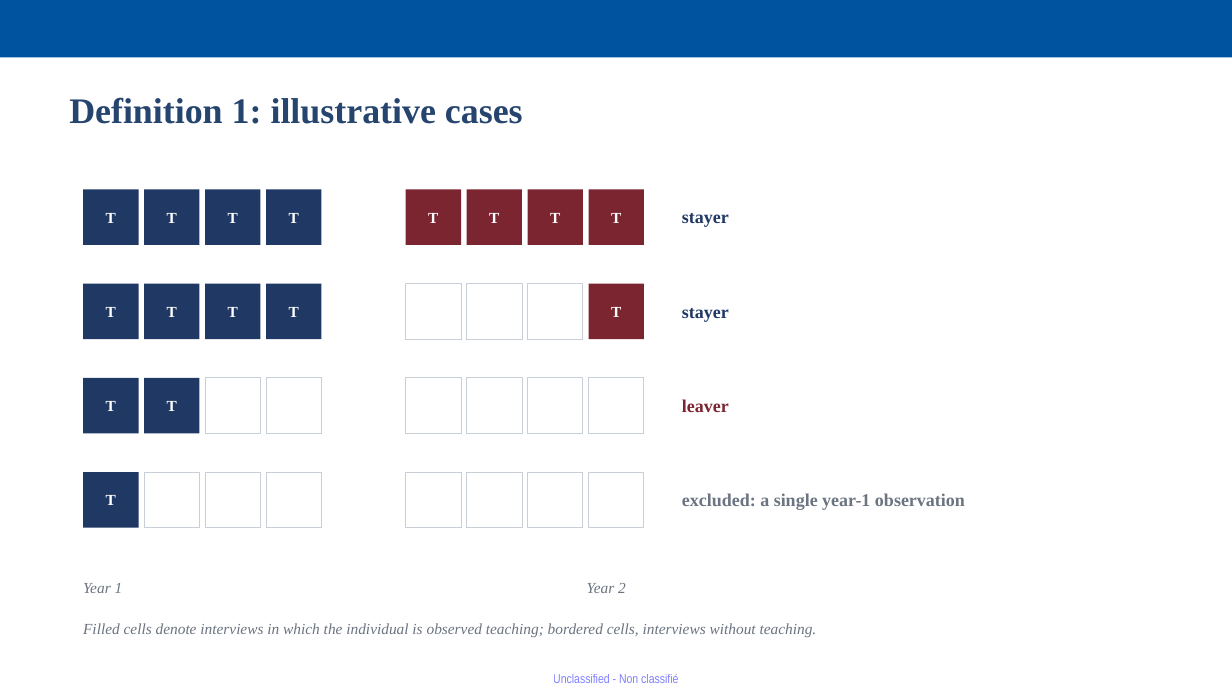
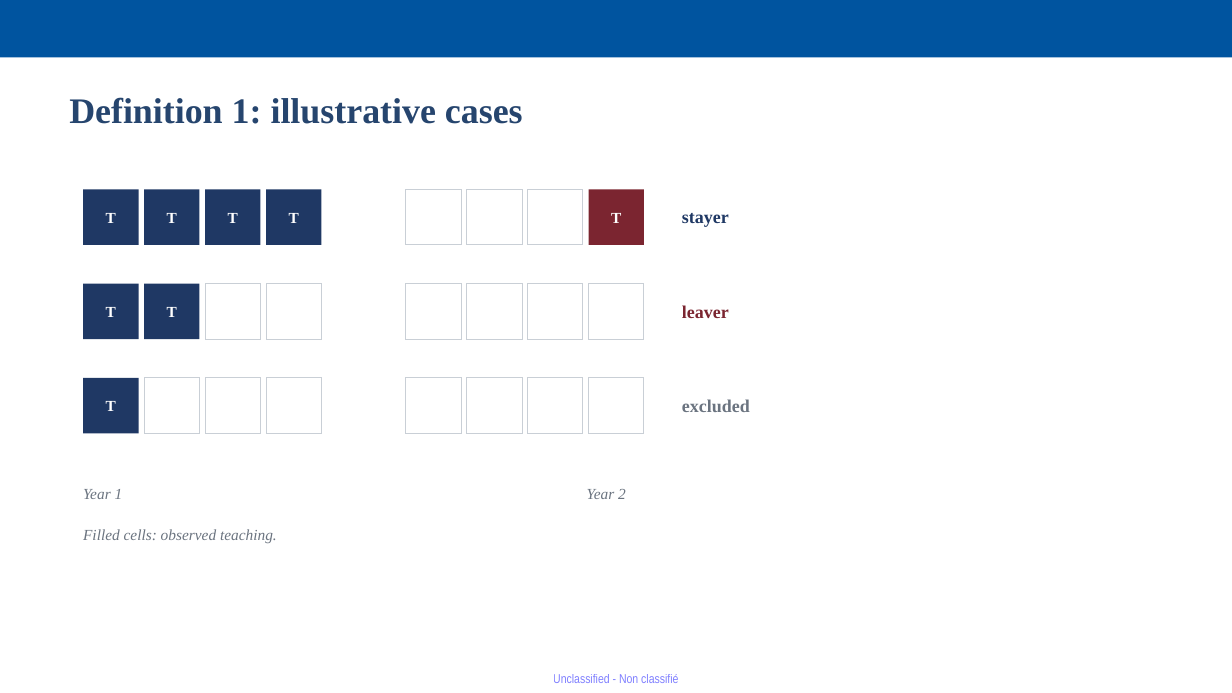
Before and after one commit to jedr1-ship-it/Alternative-Pathways----Quant, a slide deck: slide 10 of report/Proyect_US_v4.pptx. Drawn at 1232x693 pixels with LibreOffice and Linux fonts; fonts in the diff are those of the drawing. Boxes give left, top, right and bottom in pixels: in the first picture for what was removed or moved away, otherwise in the second. Text is boxed around its words. In the diff, an @@ line names an element or a change of style, - is before the commit and + after.

```diff
--- a/report/Proyect_US_v4.pptx
+++ b/report/Proyect_US_v4.pptx
@@ text in rectangle at bbox=[428, 213, 438, 223]: text removed @@
-T
@@ text in rectangle at bbox=[489, 213, 499, 223]: text removed @@
-T
@@ text in rectangle at bbox=[550, 213, 560, 223]: text removed @@
-T
@@ fill #7B2530 to #FFFFFF; outline none to #C9CFD6 0.75 pt in 4 elements at bbox=[406, 189, 461, 245], bbox=[467, 189, 522, 245], bbox=[528, 189, 583, 245], bbox=[589, 284, 644, 339] @@
@@ 3 texts: place and size @@
-3 texts at bbox=[83, 399, 729, 593]
+3 texts at bbox=[83, 305, 729, 499]
@@ text in rectangle at bbox=[228, 307, 238, 317]: text removed @@
-T
@@ text in rectangle at bbox=[289, 307, 299, 317]: text removed @@
-T
@@ text in rectangle at bbox=[611, 307, 621, 317]: text removed @@
-T
@@ text removed at bbox=[682, 308, 729, 322] @@
-stayer
@@ fill #1F3864 to #FFFFFF; outline none to #C9CFD6 0.75 pt in 3 elements at bbox=[205, 284, 261, 339], bbox=[266, 284, 322, 339], bbox=[144, 378, 200, 433] @@
@@ text in rectangle at bbox=[167, 401, 177, 411]: text removed @@
-T
@@ text added at bbox=[682, 399, 750, 412], 14 pt, text #6B7480, bold @@
+excluded
@@ rectangle removed at bbox=[83, 472, 139, 528] @@
-T
@@ rectangle removed at bbox=[144, 472, 200, 528] @@
@@ rectangle removed at bbox=[205, 472, 261, 528] @@
@@ rectangle removed at bbox=[266, 472, 322, 528] @@
@@ rectangle removed at bbox=[406, 472, 461, 528] @@
@@ rectangle removed at bbox=[467, 472, 522, 528] @@
@@ rectangle removed at bbox=[528, 472, 583, 528] @@
@@ rectangle removed at bbox=[589, 472, 644, 528] @@
@@ text removed at bbox=[682, 493, 965, 510] @@
-excluded: a single year-1 observation
@@ text at bbox=[83, 529, 277, 543]: text changed @@
-Filled cells denote interviews in which the individual is observed teaching; bordered cells, interviews without teaching.
+Filled cells: observed teaching.
```
Also in this commit, not shown: 4 other slides changed, 1 slide added, 1 slide removed, 1 other file.
